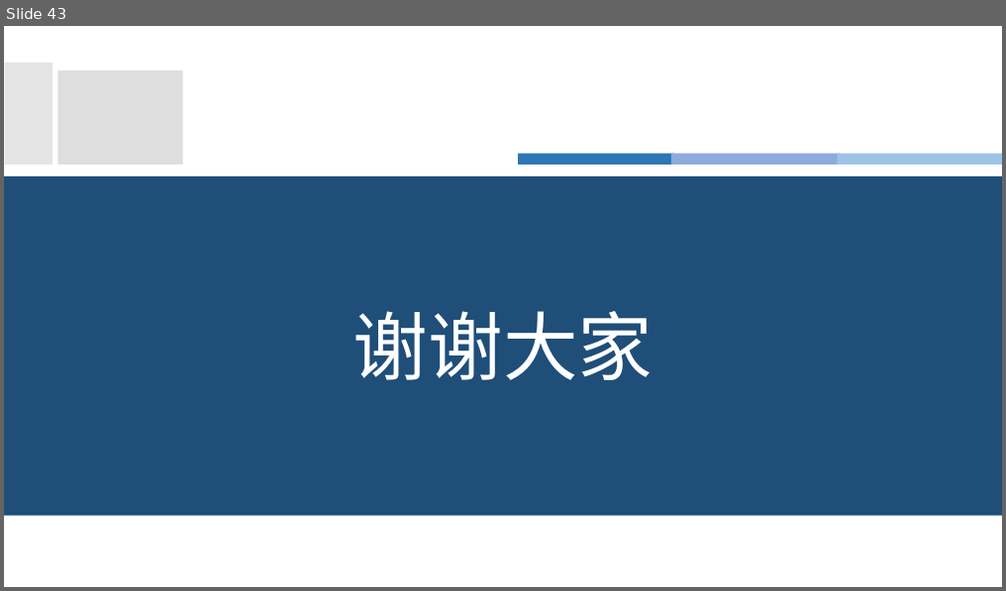
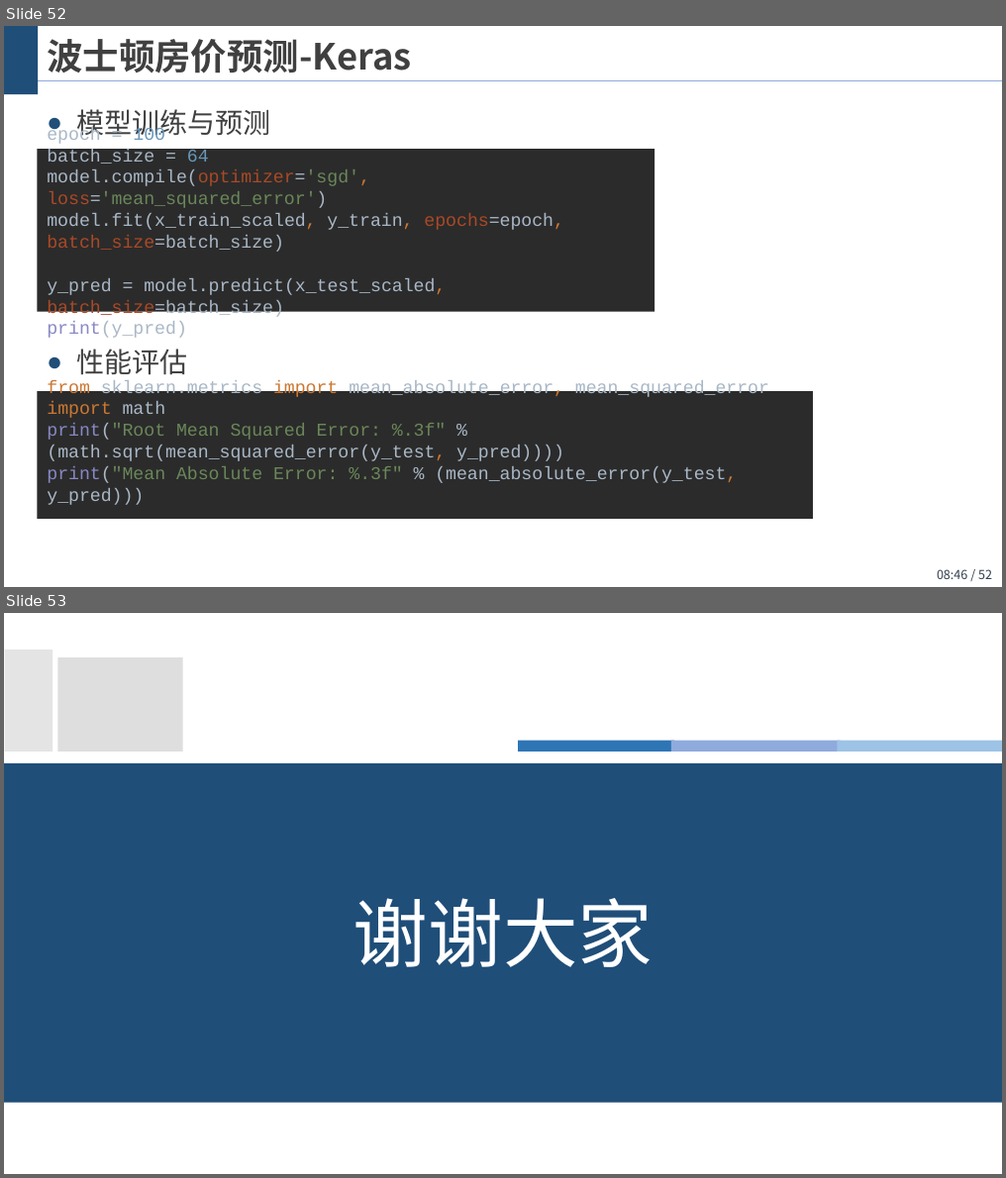
Before and after one commit to wangjin0818/Artificial_Intelligence_2021, a slide deck: chapter 02 - Linear regression with multiple variables/多变量线性回归.pptx. Shown one above the other, each under a label of ours: slide 43 before the commit, slides 52 and 53 after it. The pictures are 1006x591 and 1006x1178 pixels, drawn with LibreOffice and Linux fonts; fonts in the diff are those of the drawing; background and template pictures are left out. Boxes give left, top, right and bottom in pixels: in the first picture for what was removed or moved away, otherwise in the second. Text is boxed around its words. In the diff, an @@ line names an element or a change of style, - is before the commit and + after.

```diff
--- a/chapter 02 - Linear regression with multiple variables/多变量线性回归.pptx
+++ b/chapter 02 - Linear regression with multiple variables/多变量线性回归.pptx
@@ slide 52 added at (4,26,1002,587), background #FFFFFF @@
@@ rectangle added at (4,26,38,95), fill #1F4E79 @@
@@ title added at (47,39,412,74), 26 pt, text #404040, bold @@
+波士顿房价预测-Keras
@@ line added from (4, 80) to (1002, 80), #8FAADC 0.75 pt @@
@@ text added at (76,109,270,375), 20 pt, text #404040 @@
+● 模型训练与预测
+● 性能评估
@@ rectangle added at (37,149,654,311), fill #2B2B2B, 13 pt, text #A9B7C6 @@
+epoch = 100
+batch_size = 64
+model.compile(optimizer='sgd', loss='mean_squared_error')
+model.fit(x_train_scaled, y_train, epochs=epoch, batch_size=batch_size)
+y_pred = model.predict(x_test_scaled, batch_size=batch_size)
+print(y_pred)
@@ rectangle added at (37,391,813,519), fill #2B2B2B, 13 pt, text #A9B7C6 @@
+from sklearn.metrics import mean_absolute_error, mean_squared_error
+import math
+print("Root Mean Squared Error: %.3f" % (math.sqrt(mean_squared_error(y_test, y_pred))))
+print("Mean Absolute Error: %.3f" % (mean_absolute_error(y_test, y_pred)))
@@ page number added at (937,570,992,579), 9 pt, text #333F50 @@
+08:46 / 52
@@ what was slide 43 is now slide 53 @@
```
Also in this commit, not shown: 1 slide changed, 9 other slides added, 1 other file.
